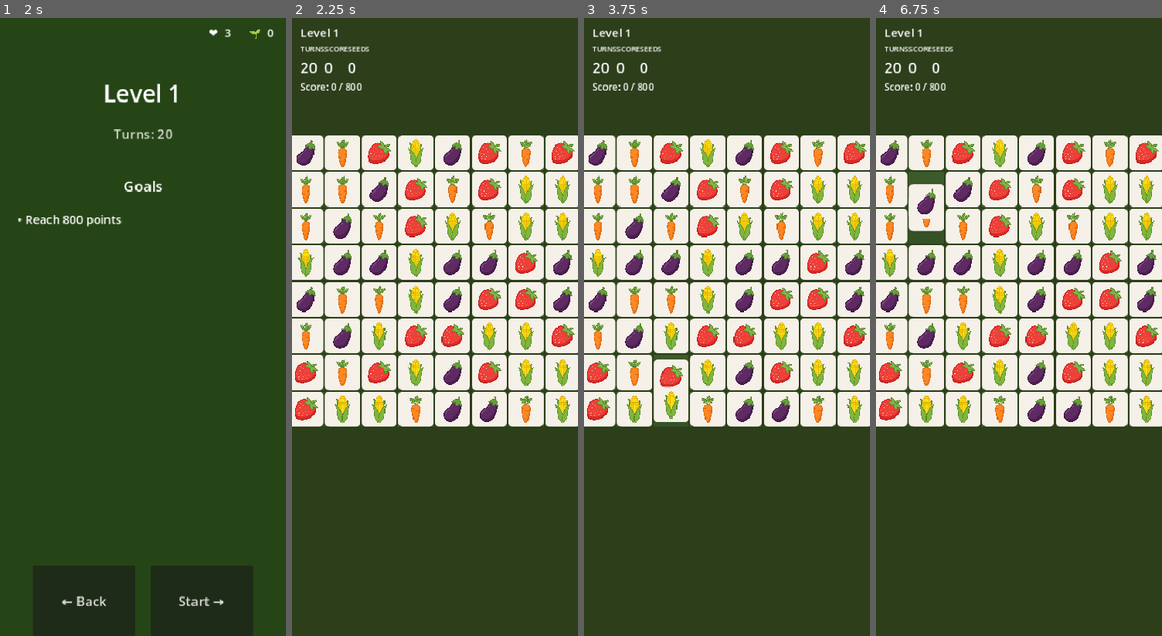
Above: before the commit, frames 1-4 (left to right).
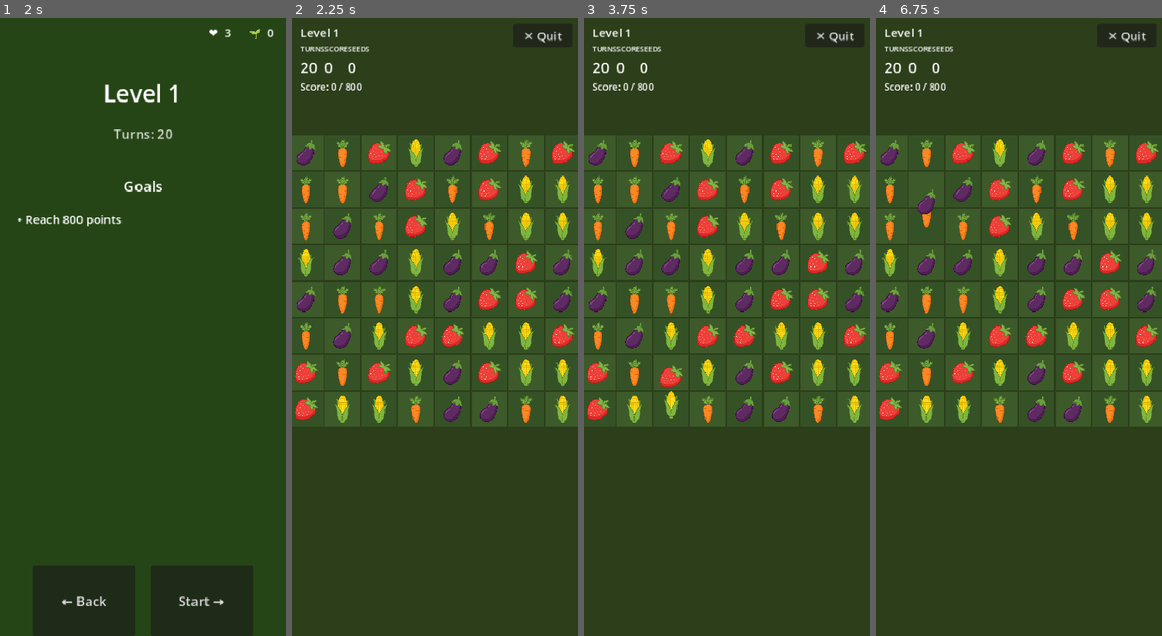
Above: after the commit, the same moments.

Repository: tnargy/Harvest-Farm
Game: Godot game, scene res://scenes/ui/MainMenu.tscn
Same seed, same stepped clock (60 frames per second), same inputs: the game is played once before the commit and once after it.
Inputs (mouse positions are in pixels of both pictures, inside the frame that each line leads up to):
- Up to frame 1 (2 s): click "Play" at 0.5 s; click "1" at 1.25 s
- Up to frame 2 (2.25 s): click "Start →" at 2 s
- Up to frame 3 (3.75 s): tap Enter at 2.75 s; move the mouse to (789, 296) at 2.77 s; click (789, 296) at 2.92 s; tap Space at 3.5 s; drag from (669, 357) to (712, 450) at 3.52 s
- Up to frame 4 (6.75 s): tap Enter at 4.25, 5.75 s; move the mouse to (1047, 191) at 4.27 s; click (1047, 191) at 4.42 s; tap Space at 5, 6.5 s; drag from (1004, 450) to (933, 234) at 5.02 s; move the mouse to (1104, 419) at 5.77 s; click (1104, 419) at 5.92 s; drag from (933, 234) to (976, 172) at 6.52 s

Frame 1 is identical in both runs. In frame 2, 33% of the frame differs, in the area x 0-100%, y 2-67%; in frame 3, 33%; in frame 4, 33%.

Commit message:
Break fixes and added missing pieces.

Diff:
--- a/resources/levels/level_05.tres
+++ b/resources/levels/level_05.tres
@@ -6,7 +6,7 @@
 turn_limit = 24
 star_threshold_2 = 12
 star_threshold_3 = 18
-crop_set = ["strawberry", "carrot", "corn", "eggplant", "tomato", "lettuce"]
+crop_set = ["strawberry", "carrot", "corn", "eggplant", "tomato", "potato"]
 goals = [
     { "type": "score", "target": 1200 },
     { "type": "collect_crop", "crop": "strawberry", "target": 12 }
--- a/resources/levels/level_06.tres
+++ b/resources/levels/level_06.tres
@@ -6,7 +6,7 @@
 turn_limit = 25
 star_threshold_2 = 13
 star_threshold_3 = 19
-crop_set = ["strawberry", "carrot", "corn", "eggplant", "tomato", "lettuce"]
+crop_set = ["strawberry", "carrot", "corn", "eggplant", "tomato", "potato"]
 goals = [
     { "type": "score", "target": 1300 },
     { "type": "collect_crop", "crop": "strawberry", "target": 12 },
--- a/resources/levels/level_07.tres
+++ b/resources/levels/level_07.tres
@@ -6,7 +6,7 @@
 turn_limit = 25
 star_threshold_2 = 14
 star_threshold_3 = 20
-crop_set = ["strawberry", "carrot", "corn", "eggplant", "tomato", "lettuce", "pumpkin"]
+crop_set = ["strawberry", "carrot", "corn", "eggplant", "tomato", "potato", "pumpkin"]
 goals = [
     { "type": "score", "target": 1400 },
     { "type": "collect_crop", "crop": "strawberry", "target": 12 },
--- a/scenes/gameplay/GameplayScene.tscn
+++ b/scenes/gameplay/GameplayScene.tscn
@@ -40,3 +40,20 @@
 anchors_preset = 0
 offset_left = -5.0
 offset_right = -5.0
+
+[node name="QuitButton" type="Button" parent="."]
+layout_mode = 1
+anchor_left = 1.0
+anchor_top = 0.0
+anchor_right = 1.0
+anchor_bottom = 0.0
+offset_left = -88.0
+offset_top = 8.0
+offset_right = -8.0
+offset_bottom = 40.0
+text = "✕ Quit"
+
+[node name="QuitConfirmDialog" type="ConfirmationDialog" parent="."]
+title = "Quit Level?"
+dialog_text = "Quit now? This counts as a failed attempt and costs 1 life."
+ok_button_text = "Quit"
--- a/scenes/ui/FailScreen.tscn
+++ b/scenes/ui/FailScreen.tscn
@@ -75,6 +75,22 @@
 theme_override_font_sizes/font_size = 14
 modulate = Color(1, 1, 1, 0.7)
 
+[node name="NoMovesLabel" type="Label" parent="ContentContainer"]
+layout_mode = 2
+visible = false
+text = "No more valid moves, Try again!"
+horizontal_alignment = 1
+theme_override_font_sizes/font_size = 14
+modulate = Color(1, 0.6, 0.2, 1)
+
+[node name="NoTurnsLabel" type="Label" parent="ContentContainer"]
+layout_mode = 2
+visible = false
+text = "Out of turns, Try again!"
+horizontal_alignment = 1
+theme_override_font_sizes/font_size = 14
+modulate = Color(1, 0.6, 0.2, 1)
+
 [node name="ButtonRow" type="VBoxContainer" parent="."]
 layout_mode = 0
 anchor_left = 0.5
--- a/scripts/board/BoardController.gd
+++ b/scripts/board/BoardController.gd
@@ -59,6 +59,11 @@
 
 	## True when turns_remaining reached 0 with goals unsatisfied (fail).
 	var fail: bool = false
+
+	## Reason for failure. "" when fail is false.
+	## "no_turns" — turn counter reached 0.
+	## "no_moves" — no valid swaps remain on the board.
+	var fail_reason: String = ""
 
 
 # ── Fields ────────────────────────────────────────────────────────────────────
@@ -444,9 +449,11 @@
 	if goal_tracker.all_goals_complete():
 		result.win = true
 	elif board.turns_remaining <= 0:
-		result.fail = true
+		result.fail        = true
+		result.fail_reason = "no_turns"
 	elif not _match_finder.has_any_valid_swap(board):
-		result.fail = true
+		result.fail        = true
+		result.fail_reason = "no_moves"
 
 	return result
 
--- a/scripts/board/MatchFinder.gd
+++ b/scripts/board/MatchFinder.gd
@@ -20,7 +20,7 @@
 	## For straight matches: the direction of the run.
 	## For L-shape: the direction of the longer arm (the 3-piece run).
 	## For T-shape: the direction of the spine (the 3-piece run).
-	## Used by BoardController to set special_orientation on Bushel Basket spawns.
+	## Used by BoardController to set special_orientation on Bushel Basket spawns (match_5).
 	var orientation: String = ""
 
 	## True when this match causes a special piece to spawn.
@@ -50,16 +50,16 @@
 		match p_shape:
 			"match_4":
 				spawns_special = true
-				special_type   = "bushel_basket"
+				special_type   = "wheelbarrow"
 			"match_5":
 				spawns_special = true
-				special_type   = "scarecrow"
+				special_type   = "bushel_basket"
 			"match_l":
 				spawns_special = true
 				special_type   = "watering_can"
 			"match_t":
 				spawns_special = true
-				special_type   = "wheelbarrow"
+				special_type   = "scarecrow"
 			_:
 				spawns_special = false
 				special_type   = ""
@@ -214,8 +214,8 @@
 			# ── Vertical spine: (row-1, col), (row, col), (row+1, col) ──
 			# Perpendicular arm (horizontal): (row, col-1), (row, col+1)
 			# Checked first so a board that satisfies both descriptions (a pure +
-			# shape) is always labelled "vertical" — Wheelbarrow clears both row
-			# and column regardless, so the label only affects future-proofing.
+			# shape) is always labelled "vertical" — Scarecrow clears by crop type
+			# regardless of orientation, so the label only affects future-proofing.
 			if _same_crop(board, crop, [
 				Vector2i(row - 1, col), Vector2i(row + 1, col),
 				Vector2i(row, col - 1), Vector2i(row, col + 1)
--- a/scripts/gameplay/BoardGrid.gd
+++ b/scripts/gameplay/BoardGrid.gd
@@ -338,6 +338,12 @@
 			var needs_node := (cs.piece != "" or cs.obstacle == "rock" or cs.obstacle == "flower")
 			if needs_node and not _pieces.has(coord):
 				_spawn_piece_node(row, col, cs)
+			elif needs_node and _pieces.has(coord):
+				# Refresh the node if its obstacle state is stale (e.g. dirt was cleared
+				# under a piece that survived the match — the crow overlay must be removed).
+				var node: PieceNode = _pieces[coord]
+				if is_instance_valid(node) and node.obstacle != cs.obstacle:
+					node.setup(cs.piece, cs.is_special, cs.obstacle, cs.flower_hp)
 			elif not needs_node and _pieces.has(coord):
 				var node = _pieces[coord]
 				if is_instance_valid(node):
--- a/scripts/gameplay/GameplayScene.gd
+++ b/scripts/gameplay/GameplayScene.gd
@@ -28,8 +28,10 @@
 const DRAG_THRESHOLD := 12.0
 
 # ── Child refs ────────────────────────────────────────────────────────────────
-@onready var _hud_bar    = $HudBar
-@onready var _board_grid = $BoardContainer/BoardGrid
+@onready var _hud_bar         = $HudBar
+@onready var _board_grid      = $BoardContainer/BoardGrid
+@onready var _quit_button:    Button              = $QuitButton
+@onready var _quit_confirm:   ConfirmationDialog  = $QuitConfirmDialog
 
 # ── Game objects ──────────────────────────────────────────────────────────────
 var _balance:          Balance          = null
@@ -88,6 +90,9 @@
 	_hint_timer.timeout.connect(_on_hint_timer_timeout)
 	add_child(_hint_timer)
 	_hint_timer.start()
+
+	_quit_button.pressed.connect(_on_quit_pressed)
+	_quit_confirm.confirmed.connect(_on_quit_confirmed)
 
 
 # ── Input ─────────────────────────────────────────────────────────────────────
@@ -189,6 +194,24 @@
 		_hint_timer.start(_balance.HINT_DELAY_SECONDS)
 
 
+# ── Quit ──────────────────────────────────────────────────────────────────────
+
+func _on_quit_pressed() -> void:
+	_quit_confirm.popup_centered()
+
+
+func _on_quit_confirmed() -> void:
+	# Block any further input and stop the hint timer.
+	_animating = true
+	_hint_timer.stop()
+	_board_grid.clear_hint()
+
+	# Consume a life — quitting counts as a failed attempt.
+	SaveData.consume_life()
+
+	ScreenRouter.go_level_select()
+
+
 # ── Hint ──────────────────────────────────────────────────────────────────────
 
 func _on_hint_timer_timeout() -> void:
--- a/scripts/gameplay/HudBar.gd
+++ b/scripts/gameplay/HudBar.gd
@@ -56,7 +56,7 @@
 			var crop: String = gs.definition.get("crop", "?")
 			return "%s: %d / %d" % [crop.capitalize(), gs.progress, target]
 		"clear_dirt":
-			return "Clear Dirt" + (" ✓" if gs.complete else "")
+			return "Remove Crows" + (" ✓" if gs.complete else "")
 		"clear_flowers":
 			return "Clear Flowers" + (" ✓" if gs.complete else "")
 		_:
--- a/scripts/gameplay/PieceNode.gd
+++ b/scripts/gameplay/PieceNode.gd
@@ -15,9 +15,12 @@
 	"corn":          "res://assets/pieces/corn.png",
 	"eggplant":      "res://assets/pieces/eggplant.png",
 	"pumpkin":       "res://assets/pieces/pumpkin.png",
+	"pumpkin-gold":  "res://assets/pieces/golden-pumpkin.png",
 	"tomato":        "res://assets/pieces/tomato.png",
 	"potato":        "res://assets/pieces/potato.png",
 	"cabbage":       "res://assets/pieces/cabbage.png",
+	"radish":        "res://assets/pieces/radish.png",
+	"cucumber":      "res://assets/pieces/cucumber.png",
 	"bushel_basket": "res://assets/pieces/basket.png",
 	"scarecrow":     "res://assets/pieces/scarecrow.png",
 	"watering_can":  "res://assets/pieces/wateringcan.png",
@@ -28,6 +31,7 @@
 	"rock":   "res://assets/obstacles/rock.png",
 	"flower": "res://assets/obstacles/sunflower.png",
 }
+
 
 # ── Piece → colour map ────────────────────────────────────────────────────────
 # Used as fallback for pieces that have no texture asset.
@@ -141,12 +145,13 @@
 
 func _resolve_color() -> Color:
     match obstacle:
-        "rock":   return NEUTRAL_COLOR
-        "flower": return NEUTRAL_COLOR
+        "rock":   return Color.TRANSPARENT
+        "flower": return Color.TRANSPARENT
     if piece_id != "":
-        # Pieces with a sprite asset get a neutral parchment background.
+        # Pieces with a sprite asset get a transparent background so the
+        # PNG's own transparent areas show through cleanly.
         if piece_id in PIECE_TEXTURES:
-            return NEUTRAL_COLOR
+            return Color.TRANSPARENT
         return PIECE_COLORS.get(piece_id, Color("888888"))
     return EMPTY_COLOR
 
--- a/scripts/gameplay/WinFailResolver.gd
+++ b/scripts/gameplay/WinFailResolver.gd
@@ -74,7 +74,7 @@
 	ScreenRouter.go_win(payload)
 
 
-func _on_level_failed(_turn_result: BoardController.TurnResult) -> void:
+func _on_level_failed(turn_result: BoardController.TurnResult) -> void:
 	# Consume one life unconditionally (spec §9).
 	SaveData.consume_life()
 
@@ -91,6 +91,7 @@
 		"level_id":         _level_data.level_id,
 		"lives_remaining":  SaveData.get_lives(),   # read AFTER consume_life
 		"incomplete_goals": incomplete,
+		"fail_reason":      turn_result.fail_reason,
 	}
 
 	# ── Transition ────────────────────────────────────────────────────────────
--- a/scripts/ui/FailScreen.gd
+++ b/scripts/ui/FailScreen.gd
@@ -14,6 +14,8 @@
 @onready var _goals_container:    VBoxContainer = $ContentContainer/GoalsContainer
 @onready var _lives_label:        Label        = $ContentContainer/LivesDisplay/LivesLabel
 @onready var _regen_label:        Label        = $ContentContainer/LivesDisplay/RegenLabel
+@onready var _no_moves_label:     Label        = $ContentContainer/NoMovesLabel
+@onready var _no_turns_label:     Label        = $ContentContainer/NoTurnsLabel
 @onready var _retry_button:       Button       = $ButtonRow/RetryButton
 @onready var _buy_life_button:    Button       = $ButtonRow/BuyLifeButton
 @onready var _level_select_button:Button       = $ButtonRow/LevelSelectButton
@@ -58,6 +60,8 @@
 	_refresh_lives_display()
 	_refresh_button_states()
 	_refresh_seed_balance()
+	_no_moves_label.visible = (_data.get("fail_reason", "") == "no_moves")
+	_no_turns_label.visible = (_data.get("fail_reason", "") == "no_turns")
 
 	# Connect buttons.
 	_retry_button.pressed.connect(_on_retry_pressed)
--- a/scripts/ui/GoalFormatter.gd
+++ b/scripts/ui/GoalFormatter.gd
@@ -23,7 +23,7 @@
 			var target: int = goal.get("target", 0)
 			return "Reach %s points" % format_number(target)
 		"clear_dirt":
-			return "Clear all dirt patches"
+			return "Remove all crows"
 		"clear_flowers":
 			return "Clear all flowers"
 		"collect_crop":
Binary file added: assets/pieces/cucumber.png
Not shown, added: assets/pieces/cucumber.png.import
Binary file added: assets/pieces/golden-pumpkin.png
Not shown, added: assets/pieces/golden-pumpkin.png.import
Binary file added: assets/pieces/radish.png
Not shown, added: assets/pieces/radish.png.import
Not shown, changed: .github/spec.md
